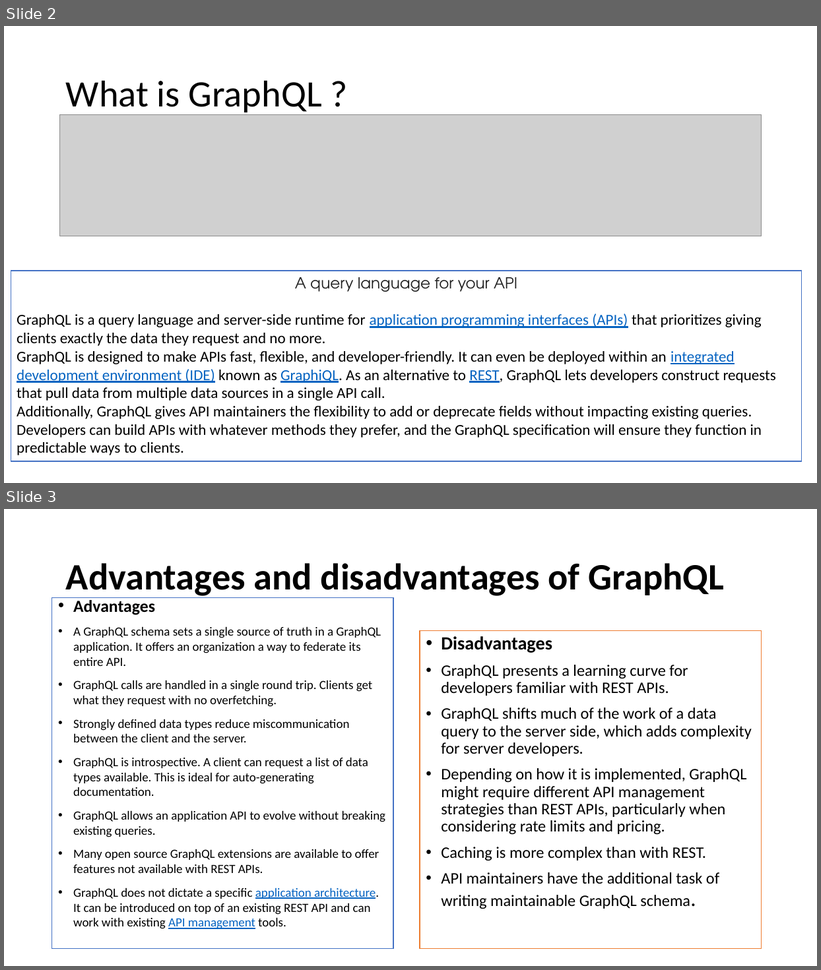
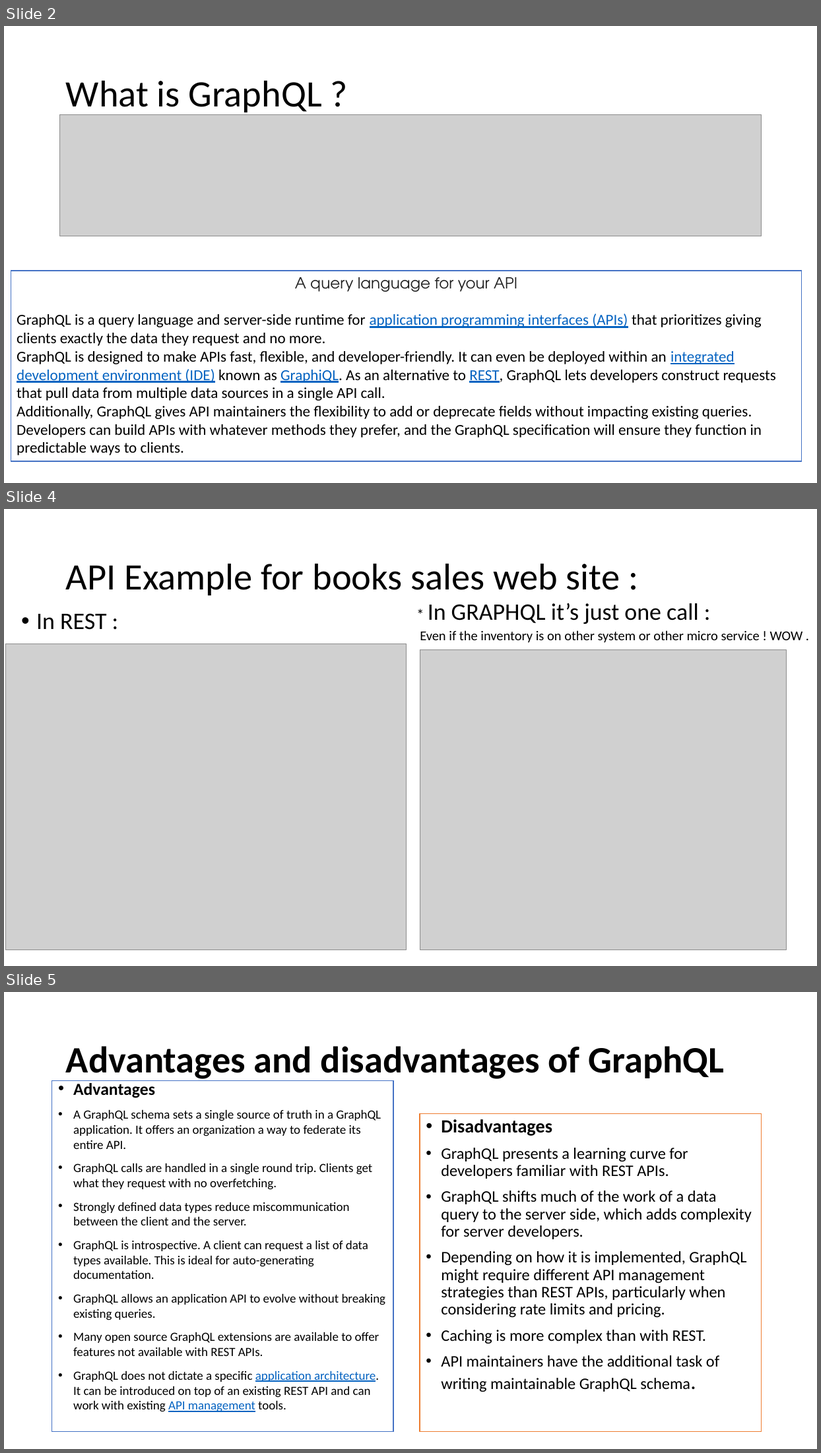
Before and after one commit to ahmedsure/sure_tut_gql, a slide deck: Sure_Ahmed_Samir_GQL_Tut.pptx. Shown one above the other, each under a label of ours: slides 2 and 3 before the commit, slides 2, 4 and 5 after it; the slides between them are not shown. The pictures are 821x970 and 821x1453 pixels, drawn with LibreOffice and Linux fonts; fonts in the diff are those of the drawing; grey boxes stand for pictures. Boxes give left, top, right and bottom in pixels: in the first picture for what was removed or moved away, otherwise in the second. Text is boxed around its words. In the diff, an @@ line names an element or a change of style, - is before the commit and + after.

```diff
--- a/Sure_Ahmed_Samir_GQL_Tut.pptx
+++ b/Sure_Ahmed_Samir_GQL_Tut.pptx
@@ slide 4 added at <box>4,509,817,966</box>, background #FFFFFF @@
@@ title added at <box>66,563,620,595</box>, 44 pt, text #000000 @@
+API Example for books sales web site :
@@ text added at <box>420,603,803,643</box>, 16 pt, text #000000 @@
+* In GRAPHQL it’s just one call :
+Even if the inventory is on other system or other micro service ! WOW .
@@ text added at <box>36,613,106,630</box>, 28 pt, text #000000 @@
+• In REST :
@@ picture added at <box>6,644,407,950</box> @@
@@ picture added at <box>420,650,787,950</box> @@
@@ what was slide 3 is now slide 5 @@
```
Also in this commit, not shown: 1 other slide added.
